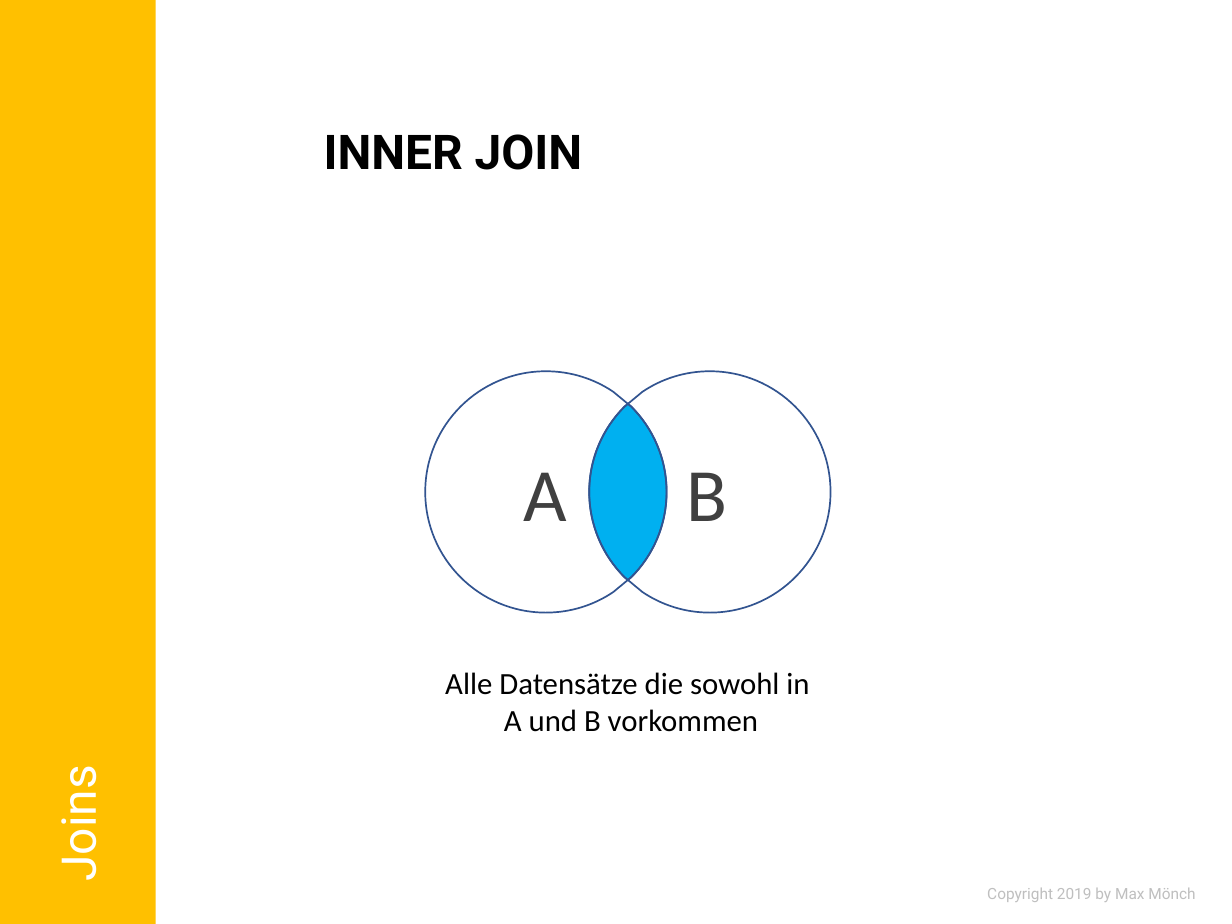
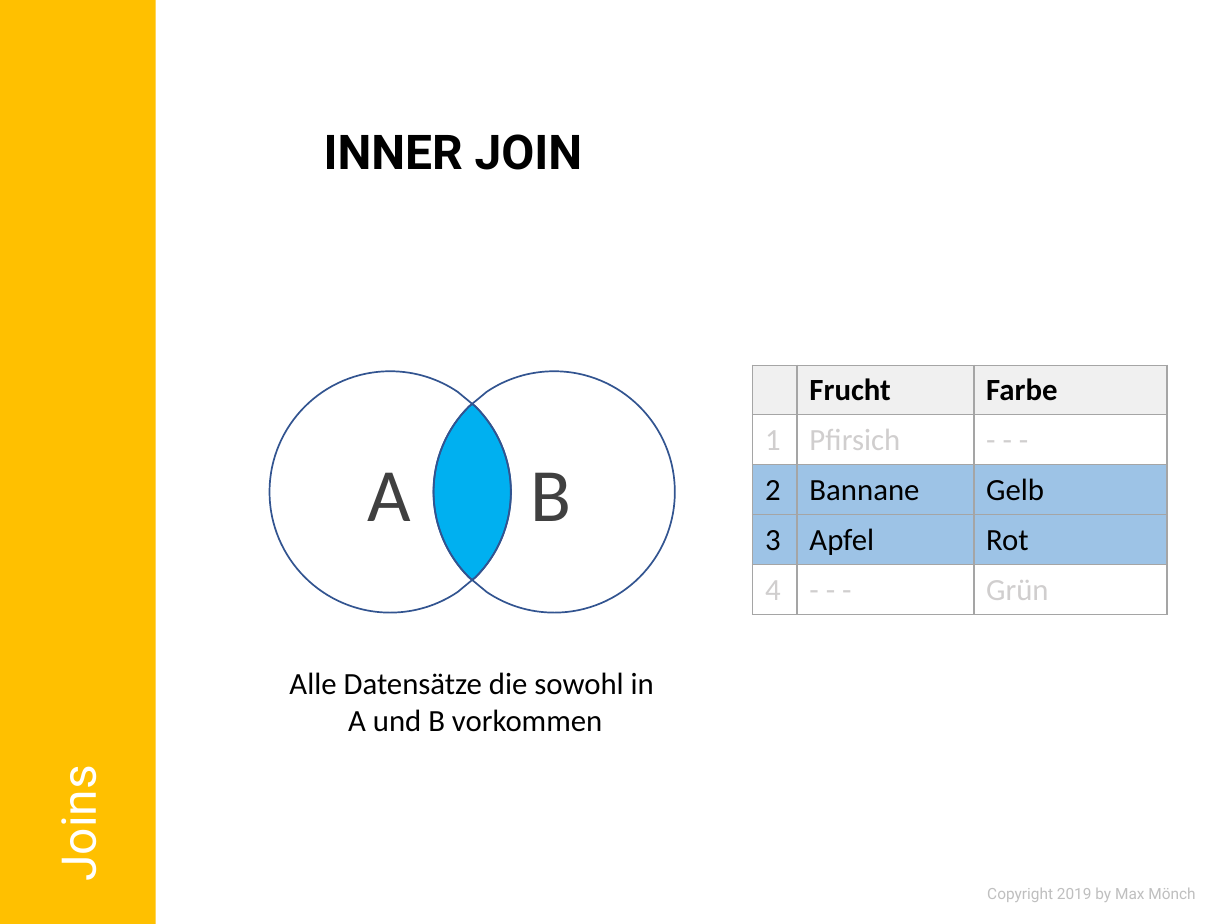
Before and after one commit to MonksterFX/pandas-basic, a slide deck: slide 28 of praesentation/pandas-basic.pptx (slide 22 before the commit). Drawn at 1232x924 pixels with LibreOffice and Linux fonts; fonts in the diff are those of the drawing; background and template pictures are left out. Boxes give left, top, right and bottom in pixels: in the first picture for what was removed or moved away, otherwise in the second. Text is boxed around its words. In the diff, an @@ line names an element or a change of style, - is before the commit and + after.

```diff
--- a/praesentation/pandas-basic.pptx
+++ b/praesentation/pandas-basic.pptx
@@ 3 texts, 3 freeform shapes: place and size @@
-3 texts, 3 freeform shapes at (425, 371, 830, 732)
+3 texts, 3 freeform shapes at (270, 371, 674, 732)
@@ table added at (753, 366, 1167, 615), 5 rows, 3 columns @@
+ | Frucht | Farbe
+1 | Pfirsich | - - -
+2 | Bannane | Gelb
+3 | Apfel | Rot
+4 | - - - | Grün
```
Also in this commit, not shown: 6 other slides changed, 6 slides added, 11 other files.
